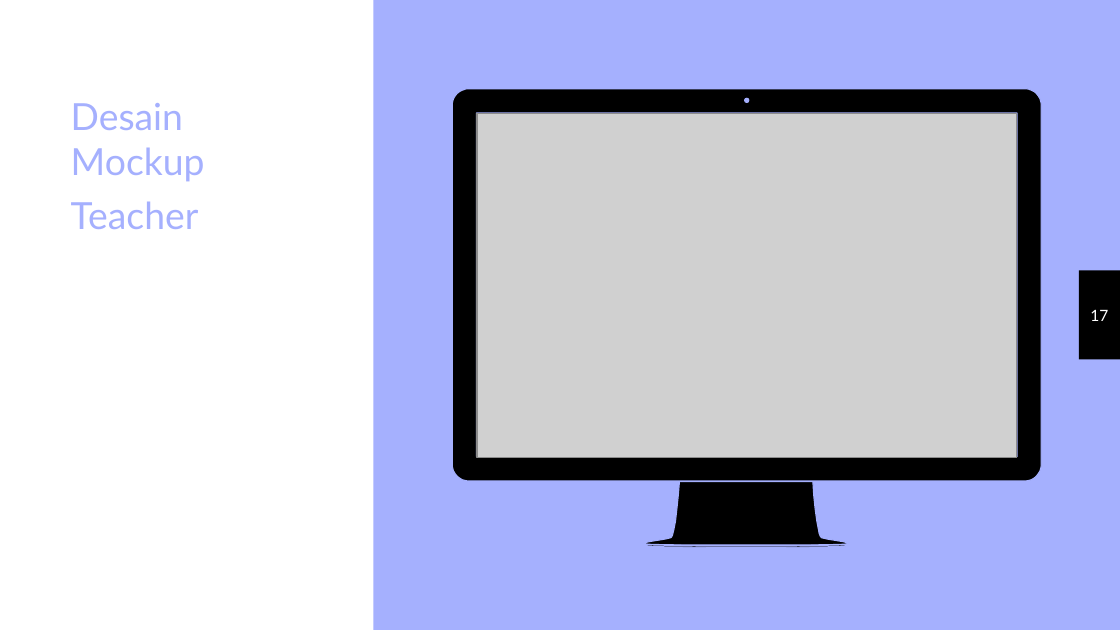
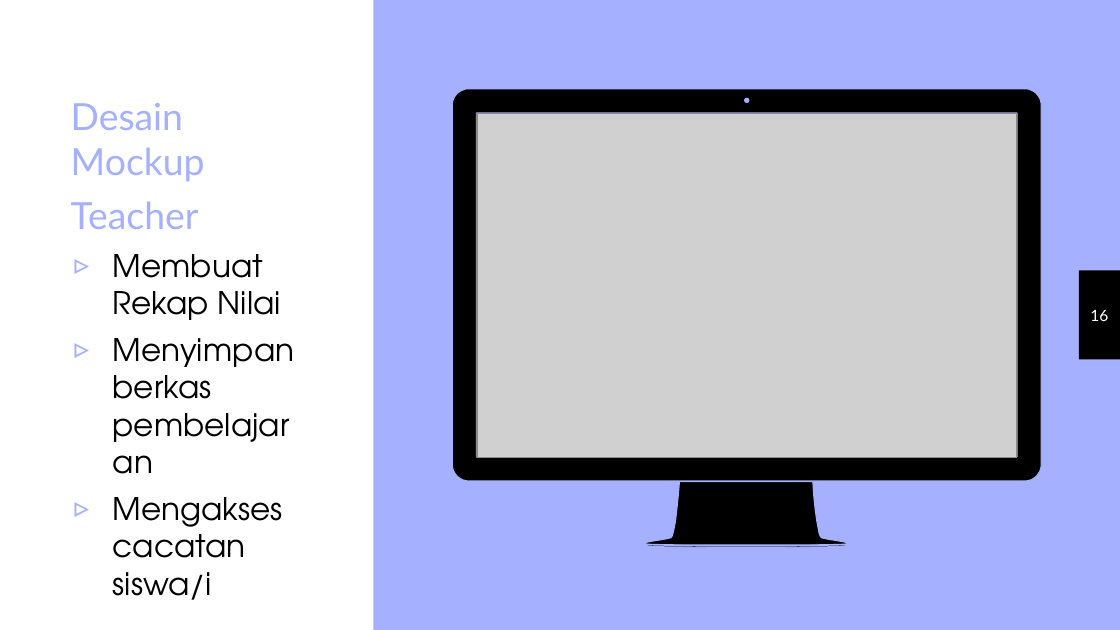
Before and after one commit to sdcilsy/leaver, a slide deck: slide 16 of Leaver.pptx (slide 17 before the commit). Drawn at 1120x630 pixels with LibreOffice and Linux fonts; fonts in the diff are those of the drawing; grey boxes stand for pictures. Boxes give left, top, right and bottom in pixels: in the first picture for what was removed or moved away, otherwise in the second. Text is boxed around its words. In the diff, an @@ line names an element or a change of style, - is before the commit and + after.

```diff
--- a/Leaver.pptx
+++ b/Leaver.pptx
@@ text at (113,254,295,600): paragraphs added @@
+▹ Membuat Rekap Nilai
+▹ Menyimpan berkas pembelajaran
+▹ Mengakses cacatan siswa/i
@@ page number at (1090,309,1108,321): text changed @@
-17
+16
```
Also in this commit, not shown: 1 other slide changed, 2 slides removed, 1 other file.
